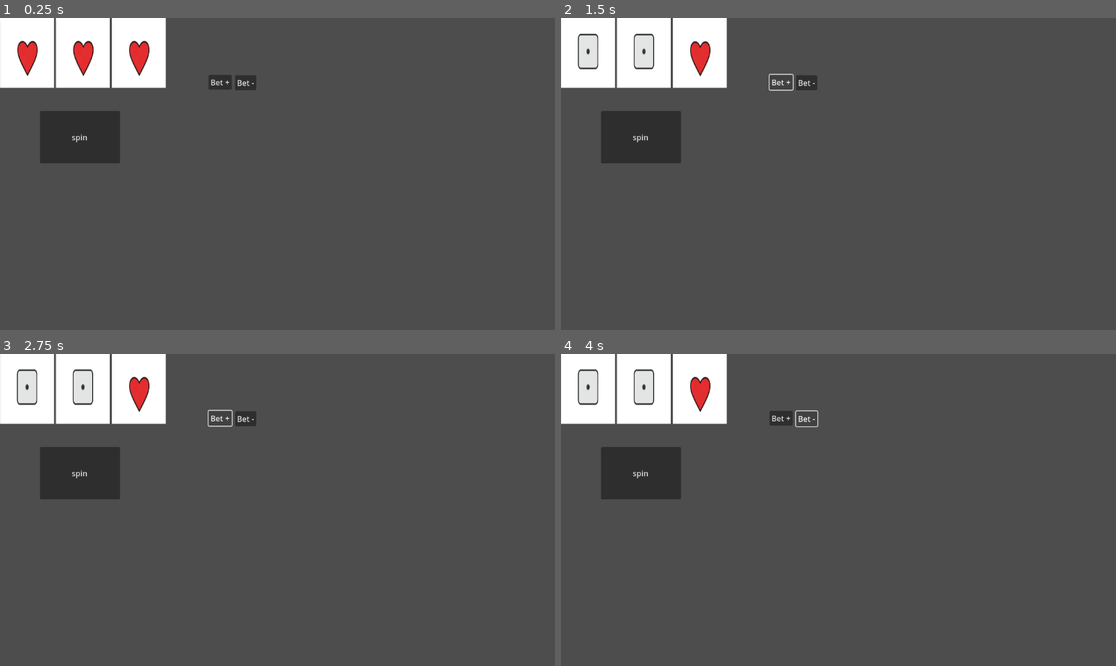
Above: before the commit, frames 1-4 (two rows, left to right).
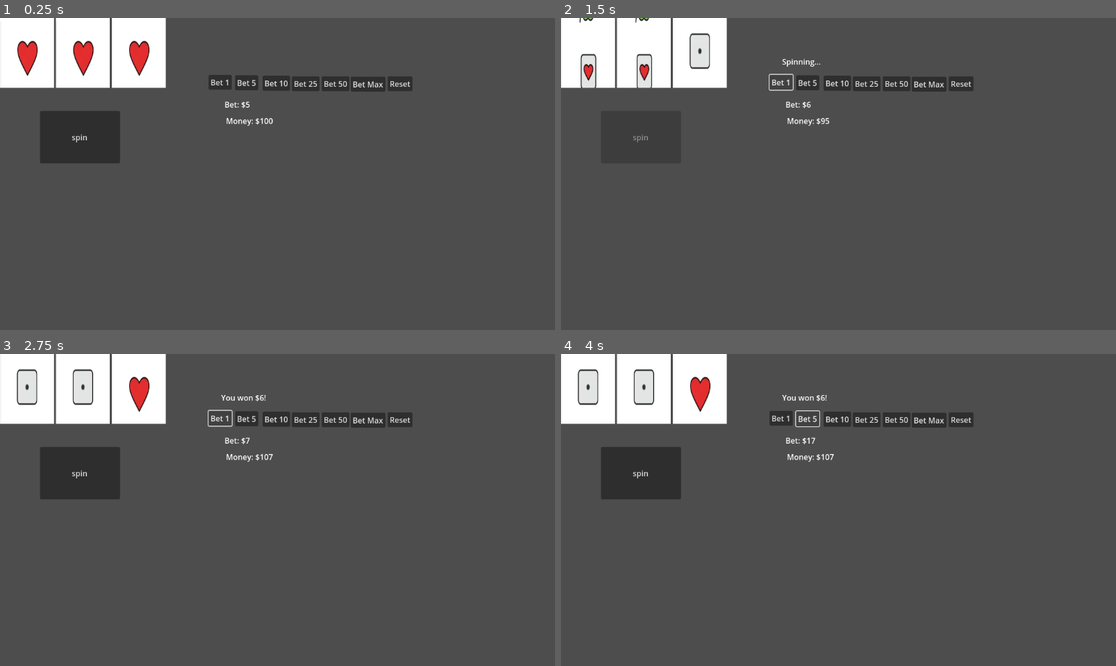
Above: after the commit, the same moments.

Repository: jailynyun/GamblingGame
Game: Godot game, scene res://Scenes/Games/SlotMachines/slot_machine.tscn
Same seed, same stepped clock (60 frames per second), same inputs: the game is played once before the commit and once after it. This scene is started directly instead of the project's main scene.
Inputs (mouse positions are in pixels of both pictures, inside the frame that each line leads up to):
- Up to frame 1 (0.25 s): no input
- Up to frame 2 (1.5 s): click "spin" at 0.5 s; click (783, 83) at 1.25 s, where only the run after the commit has a clickable "Bet 1"
- Up to frame 3 (2.75 s): click (222, 419) at 2 s, where only the run before the commit has a clickable "Bet +"
- Up to frame 4 (4 s): click (805, 419) at 2.75 s, where only the run before the commit has a clickable "Bet -"; click (805, 419) at 3.5 s, where only the run after the commit has a clickable "Bet 5"

The runs differ from the first frame. In frame 1, 1.3% of the frame differs, in the area x 40-75%, y 18-35%; in frame 2, 2.8%, in the area x 3-75%, y 0-40%; in frame 3, 1.3%; in frame 4, 1.3%.

Commit message:
Added betting system

Diff:
--- a/gambling-game/Scenes/Games/SlotMachines/slot_machine.gd
+++ b/gambling-game/Scenes/Games/SlotMachines/slot_machine.gd
@@ -4,40 +4,143 @@
 @export var spinners: Array[Control]
 
 @onready var spin_button: Button = $SpinButton
-@onready var bet_up_button: Button = $BetUpButton
-@onready var bet_down_button: Button = $BetDownButton
 @onready var credits_label: Label = $CreditsLabel
 @onready var bet_label: Label = $BetLabel
 @onready var result_label: Label = $ResultLabel
 
-var values: Array; var tween: Tween
+@onready var bet_1_button: Button = $Bet1Button
+@onready var bet_5_button: Button = $Bet5Button
+@onready var bet_10_button: Button = $Bet10Button
+@onready var bet_25_button: Button = $Bet25Button
+@onready var bet_50_button: Button = $Bet50Button
+@onready var max_bet_button: Button = $MaxBetButton
+@onready var reset_bet_button: Button = $ResetBetButton
 
-func spin():
-	values = []
-	var spin_step = 1.0 / float(n_options)
-	var offsets = {}
+var values: Array = []
+var tween: Tween
+var offsets := {}
+var spin_step := 1.0 / float(n_options)
+
+var credits: int = 100
+var bet: int = 5
+
+func _ready() -> void:
+	randomize()
+
+	bet_1_button.pressed.connect(func(): _set_bet(1))
+	bet_5_button.pressed.connect(func(): _set_bet(5))
+	bet_10_button.pressed.connect(func(): _set_bet(10))
+	bet_25_button.pressed.connect(func(): _set_bet(25))
+	bet_50_button.pressed.connect(func(): _set_bet(50))
+
+	_update_ui()
+
+func _set_bet(amount: int) -> void:
+	if credits <= 0:
+		return
+	bet += clamp(amount, 1, credits)
+	_update_ui()
+
+func _on_max_bet_pressed() -> void:
+	if credits > 0:
+		bet = credits
+	_update_ui()
+
+func _on_reset_bet_pressed() -> void:
+	bet = 0
+	_update_ui()
+
+func spin() -> void:
+	if bet > credits or credits <= 0:
+		result_label.text = "Not enough money!"
+		return
+	if bet == 0:
+		result_label.text = "You need to bet to play"
+		return
+
+	credits -= bet
+	result_label.text = "Spinning..."
+	bet_1_button.disabled = true
+	bet_5_button.disabled = true
+	bet_10_button.disabled = true
+	bet_25_button.disabled = true
+	bet_50_button.disabled = true
+	_update_ui()
+
+	values.clear()
+	offsets.clear()
 
 	for s in spinners:
-		values.append(randi_range(0, n_options - 1))
+		var value := randi_range(0, n_options - 1)
+		values.append(value)
+
 		offsets[s] = {
 			"from": s.material.get_shader_parameter("y_offset"),
-			"to": 3.0 + values[-1] * spin_step
+			"to": 3.0 + value * spin_step
 		}
 
 	if tween:
 		tween.kill()
 
+	spin_button.disabled = true
+
 	tween = get_tree().create_tween()
+	tween.tween_method(_update_spin, 0.0, 1.0, 1.0)
+	tween.set_ease(Tween.EASE_OUT)
+	tween.set_trans(Tween.TRANS_CUBIC)
+	tween.tween_callback(_finish_spin)
 
-	tween.tween_method(func(v):
-		for s in spinners:
-			s.material.set_shader_parameter(
-				"y_offset",
-				lerpf(offsets[s]["from"], offsets[s]["to"], v)
-			)  # ← NO comma here
-	, 0.0, 1.0, 1.0).set_ease(Tween.EASE_OUT).set_trans(Tween.TRANS_CUBIC)
+func _update_spin(v: float) -> void:
+	for s in spinners:
+		s.material.set_shader_parameter(
+			"y_offset",
+			lerpf(offsets[s]["from"], offsets[s]["to"], v)
+		)
 
-	tween.tween_callback(func():
-		for idx in spinners.size():
+func _finish_spin() -> void:
+	for idx in spinners.size():
 			spinners[idx].material.set_shader_parameter("y_offset", values[idx] * spin_step)
-	)
+
+	var winnings := _calculate_winnings()
+	credits += winnings
+
+	#bc u lose how much u put in for the bet.. maybe change back?
+	if winnings > 0:
+		result_label.text = "You won $" + str(winnings/2) + "!"
+	else:
+		result_label.text = "You lost $" + str(bet) + "."
+
+	if credits > 0 and bet > credits:
+		bet = credits
+
+	spin_button.disabled = credits <= 0
+
+	_update_ui()
+
+func _calculate_winnings() -> int:
+	if values.size() < 3:
+		return 0
+
+	var a = values[0]
+	var b = values[1]
+	var c = values[2]
+
+	#3 match win 10x ur bet
+	if a == b and b == c:
+		return bet * 10
+	#2 match win 2x ur bet but rlly ur winning just how much u bet bc u lose ur bet amt
+	if a == b or b == c or a == c:
+		return bet * 2
+
+	return 0
+
+func _update_ui() -> void:
+	credits_label.text = "Money: $" + str(credits)
+	bet_label.text = "Bet: $" + str(bet)
+
+	bet_1_button.disabled = credits < 1
+	bet_5_button.disabled = credits < 5
+	bet_10_button.disabled = credits < 10
+	bet_25_button.disabled = credits < 25
+	bet_50_button.disabled = credits < 50
+	max_bet_button.disabled = credits <= 0
--- a/gambling-game/Scenes/Games/SlotMachines/slot_machine.tscn
+++ b/gambling-game/Scenes/Games/SlotMachines/slot_machine.tscn
@@ -81,20 +81,62 @@
 offset_right = 499.0
 offset_bottom = 102.0
 
-[node name="BetUpButton" type="Button" parent="."]
+[node name="Bet1Button" type="Button" parent="."]
 layout_mode = 0
 offset_left = 433.0
 offset_top = 118.0
 offset_right = 481.0
 offset_bottom = 149.0
-text = "Bet +"
+text = "Bet 1"
 
-[node name="BetDownButton" type="Button" parent="."]
+[node name="Bet5Button" type="Button" parent="."]
 layout_mode = 0
 offset_left = 488.0
 offset_top = 119.0
 offset_right = 532.0
 offset_bottom = 150.0
-text = "Bet -"
+text = "Bet 5"
+
+[node name="Bet10Button" type="Button" parent="."]
+layout_mode = 0
+offset_left = 545.0
+offset_top = 120.0
+offset_right = 602.0
+offset_bottom = 151.0
+text = "Bet 10"
+
+[node name="Bet25Button" type="Button" parent="."]
+layout_mode = 0
+offset_left = 606.0
+offset_top = 121.0
+offset_right = 663.0
+offset_bottom = 152.0
+text = "Bet 25"
+
+[node name="Bet50Button" type="Button" parent="."]
+layout_mode = 0
+offset_left = 668.0
+offset_top = 121.0
+offset_right = 725.0
+offset_bottom = 152.0
+text = "Bet 50"
+
+[node name="MaxBetButton" type="Button" parent="."]
+layout_mode = 0
+offset_left = 728.0
+offset_top = 122.0
+offset_right = 800.0
+offset_bottom = 153.0
+text = "Bet Max"
+
+[node name="ResetBetButton" type="Button" parent="."]
+layout_mode = 0
+offset_left = 805.0
+offset_top = 121.0
+offset_right = 856.0
+offset_bottom = 152.0
+text = "Reset"
 
 [connection signal="pressed" from="SpinButton" to="." method="spin"]
+[connection signal="pressed" from="MaxBetButton" to="." method="_on_max_bet_pressed"]
+[connection signal="pressed" from="ResetBetButton" to="." method="_on_reset_bet_pressed"]
